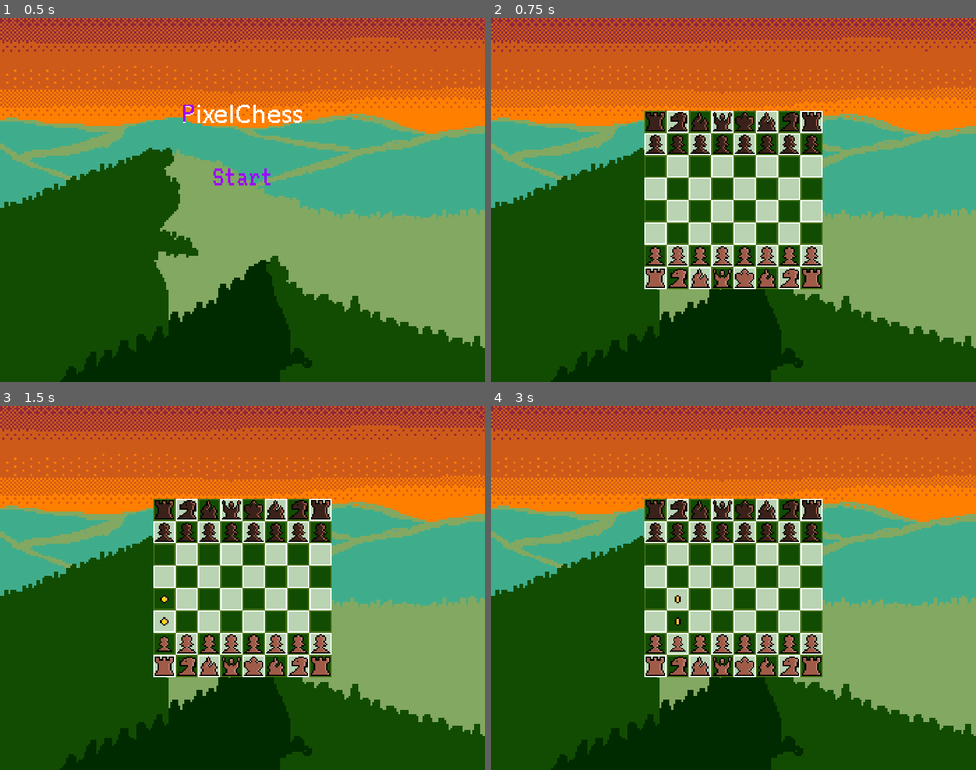
Above: before the commit, frames 1-4 (two rows, left to right).
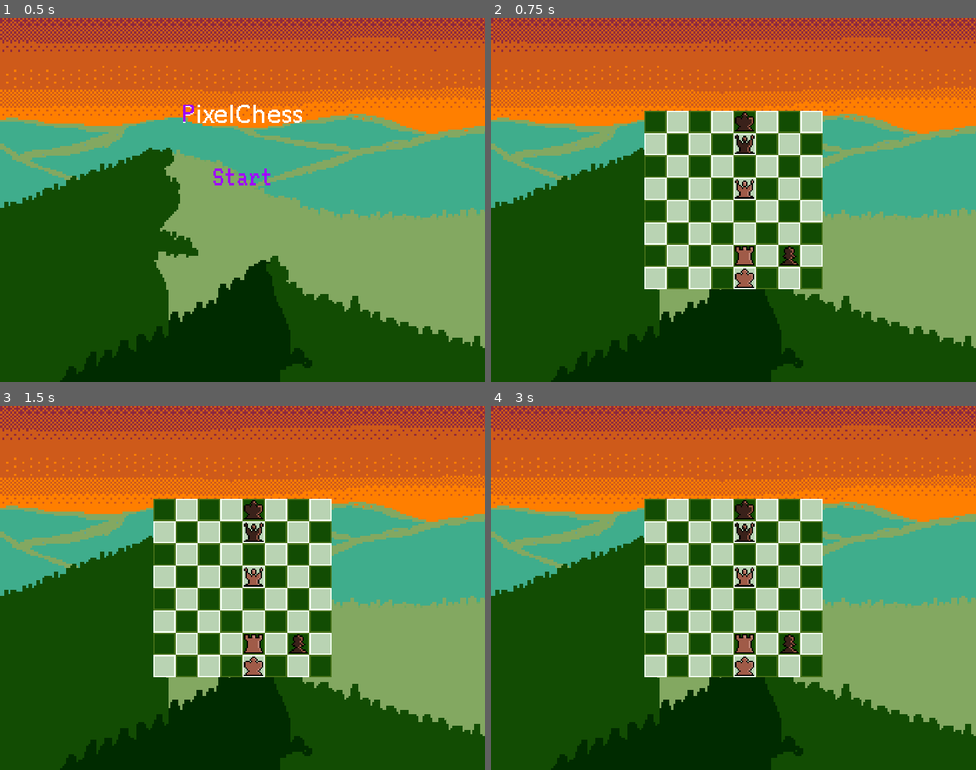
Above: after the commit, the same moments.

Repository: isaiahltupal/PixelChess
Game: Godot game, scene res://Scenes/main_menu.tscn
The game is run twice, just before and just after one commit, with the same random seed, the same clock (stepped at 60 frames per second) and the same inputs.
Inputs (mouse positions are in pixels of both pictures, inside the frame that each line leads up to):
- Up to frame 1 (0.5 s): no input
- Up to frame 2 (0.75 s): click (733, 178) at 0.5 s
- Up to frame 3 (1.5 s): tap Enter at 1.25 s; move the mouse to (164, 642) at 1.27 s; press the mouse at (164, 642) at 1.28 s
- Up to frame 4 (3 s): tap Space at 2 s; move the mouse to (655, 533) at 2.02 s; release the mouse at (655, 533) at 2.03 s; click (655, 533) at 2.1 s; tap Enter at 2.75 s; move the mouse to (675, 642) at 2.77 s; press the mouse at (675, 642) at 2.78 s

Frame 1 is identical in both runs. In frame 2, 4.1% of the frame differs, in the area x 31-69%, y 25-75%; in frame 3, 4.1%; in frame 4, 4.1%.

Commit message:
added pawn promotion (not yet working pls remove pawn next commit)

Diff:
--- a/ChessUtils.gd
+++ b/ChessUtils.gd
@@ -143,7 +143,7 @@
 	assert(false)
 	return null
 
-static func isPawnPromotion(evokedPawn:pawn,game:Game)->bool:
+static func isPawnPromotion(evokedPawn:pawn)->bool:
 	if evokedPawn.team == Enums.TILETEAM.BLACK and evokedPawn.MapPosition.y == 7:
 		return true
 	elif evokedPawn.team == Enums.TILETEAM.WHITE and evokedPawn.MapPosition.y == 0:
--- a/Scenes/background.tscn
+++ b/Scenes/background.tscn
@@ -1,7 +1,7 @@
 [gd_scene load_steps=3 format=3 uid="uid://dys15tnkq8gnu"]
 
 [ext_resource type="Script" path="res://Scenes/background.gd" id="1_5y32l"]
-[ext_resource type="Texture2D" uid="uid://cj17opkk11mtv" path="res://Assets/Logos/background.png" id="1_wpe3k"]
+[ext_resource type="Texture2D" uid="uid://cj17opkk11mtv" path="res://Assets/valid/Logos/background.png" id="1_wpe3k"]
 
 [node name="Background" type="CanvasLayer"]
 layer = -100
--- a/Scenes/end_screen.tscn
+++ b/Scenes/end_screen.tscn
@@ -1,7 +1,7 @@
 [gd_scene load_steps=4 format=3 uid="uid://kvshxnuvof1o"]
 
 [ext_resource type="Script" path="res://Scenes/end_screen.gd" id="1_d5qre"]
-[ext_resource type="Texture2D" uid="uid://dox2fl460gv13" path="res://atlas/ui elements.png" id="1_nnoyr"]
+[ext_resource type="Texture2D" uid="uid://dox2fl460gv13" path="res://ui elements.png" id="1_nnoyr"]
 
 [sub_resource type="StyleBoxTexture" id="StyleBoxTexture_4kaem"]
 texture = ExtResource("1_nnoyr")
@@ -48,3 +48,6 @@
 text = "Won "
 horizontal_alignment = 1
 metadata/_edit_use_anchors_ = true
+
+[node name="Button" type="Button" parent="HBoxContainer"]
+layout_mode = 2
--- a/Scenes/game.gd
+++ b/Scenes/game.gd
@@ -31,13 +31,13 @@
 signal game_has_ended(team:Enums.TILETEAM,reason:Enums.END_REASON)
 
 var ValidScenes = []
-
+var pawnPromotionScene:Control
 var board
 # Called when the node enters the scene tree for the first time.
 func _ready() -> void:
 	initializeValidTiles()
-	SetUpBoard()
-	#test()
+	#SetUpBoard()
+	test()
 	PlayerTurn = Enums.TILETEAM.WHITE
 
 func _process(delta: float) -> void:
@@ -60,8 +60,13 @@
 
 	#check if pawn promotion
 	if PieceEvoked.piecetype == Enums.TILEPIECE.PAWN:
-		if ChessUtils.isPawnPromotion(PieceEvoked,self):
-			pass
+		var tite = ChessUtils.isPawnPromotion(PieceEvoked)
+		if ChessUtils.isPawnPromotion(PieceEvoked):
+			self.pawnPromotionScene = pawnPromotion.instantiatePawn(PieceEvoked)
+			add_child(self.pawnPromotionScene)
+			self.pawnPromotionScene.connect("chosen_promotion",promotePawn)
+			return
+			#function ends here and gets re-evoked once a pawn is promoted
 
 	#check if piece was a pawn and it was an en passant capture
 	self.changePlayer()
@@ -69,11 +74,9 @@
 	self.PIECES_ON_BOARD.erase(PreviousMapPosition)
 		#check if there is a check
 	if ChessUtils.isTeamChecked(self,self.PlayerTurn):
-		print("shit is checked!")
 		king_is_Checked.emit(self.PlayerTurn)
 		if ChessUtils.isTeamCheckMate(self,self.PlayerTurn):
 			checkMateEvent()
-
 	else:
 		king_is_notChecked.emit(self.PlayerTurn)
 
@@ -142,7 +145,7 @@
 	#king
 	addPiece(Enums.TILETEAM.WHITE,Enums.TILEPIECE.KING,Vector2i(4,7))
 	addPiece(Enums.TILETEAM.BLACK,Enums.TILEPIECE.KING,Vector2i(4,0))
-
+	addPiece(Enums.TILETEAM.BLACK,Enums.TILEPIECE.PAWN,Vector2i(6,6))
 #virtual pieces to check other game states when determining if the check is a checkmate
 
 func SetUpBoard()->void:
@@ -199,3 +202,15 @@
 
 #list of all valid moves of a team
 	pass
+
+func promotePawn(tilepiece:Enums.TILEPIECE,evokedPawn:pawn)->void:
+	var mapPosition = evokedPawn.MapPosition
+	self.PIECES_ON_BOARD.erase(mapPosition)
+	addPiece(self.PlayerTurn,tilepiece,mapPosition)
+	if ChessUtils.isTeamChecked(self,self.PlayerTurn):
+		king_is_Checked.emit(self.PlayerTurn)
+		if ChessUtils.isTeamCheckMate(self,self.PlayerTurn):
+			checkMateEvent()
+	else:
+		king_is_notChecked.emit(self.PlayerTurn)
+		self.pawnPromotionScene.queue_free()
--- a/Scenes/main_menu.tscn
+++ b/Scenes/main_menu.tscn
@@ -1,9 +1,9 @@
 [gd_scene load_steps=8 format=3 uid="uid://caee8rf0tuxe4"]
 
 [ext_resource type="Script" path="res://Scenes/main_menu.gd" id="1_4d350"]
-[ext_resource type="Texture2D" uid="uid://cj17opkk11mtv" path="res://Assets/Logos/background.png" id="1_ey8mj"]
+[ext_resource type="Texture2D" uid="uid://cj17opkk11mtv" path="res://Assets/valid/Logos/background.png" id="1_ey8mj"]
 [ext_resource type="PackedScene" uid="uid://dys15tnkq8gnu" path="res://Scenes/background.tscn" id="1_labvj"]
-[ext_resource type="Texture2D" uid="uid://dox2fl460gv13" path="res://atlas/ui elements.png" id="3_mlnsk"]
+[ext_resource type="Texture2D" uid="uid://dox2fl460gv13" path="res://ui elements.png" id="3_mlnsk"]
 
 [sub_resource type="AtlasTexture" id="AtlasTexture_72cfa"]
 atlas = ExtResource("3_mlnsk")
--- /dev/null
+++ b/Scenes/pawnPromotion.tscn
@@ -0,0 +1,75 @@
+[gd_scene load_steps=5 format=3 uid="uid://b8f8rbyxbbtx4"]
+
+[ext_resource type="Texture2D" uid="uid://dox2fl460gv13" path="res://ui elements.png" id="1_5q0n7"]
+[ext_resource type="Script" path="res://Scenes/pawn_promotion.gd" id="1_wsdgk"]
+[ext_resource type="Theme" uid="uid://c0q0w54400a2w" path="res://resources/theme.tres" id="4_glugg"]
+
+[sub_resource type="StyleBoxTexture" id="StyleBoxTexture_fhlsd"]
+texture = ExtResource("1_5q0n7")
+texture_margin_left = 4.0
+texture_margin_top = 4.0
+texture_margin_right = 4.0
+texture_margin_bottom = 4.0
+region_rect = Rect2(6, 80, 104, 72)
+
+[node name="pawnPromotion" type="Control"]
+layout_mode = 3
+anchors_preset = 0
+size_flags_horizontal = 0
+size_flags_vertical = 0
+script = ExtResource("1_wsdgk")
+metadata/_edit_use_anchors_ = true
+
+[node name="Panel" type="Panel" parent="."]
+layout_mode = 1
+offset_right = 128.0
+offset_bottom = 144.0
+theme_override_styles/panel = SubResource("StyleBoxTexture_fhlsd")
+
+[node name="VBoxContainer" type="VBoxContainer" parent="Panel"]
+layout_mode = 1
+anchors_preset = 8
+anchor_left = 0.5
+anchor_top = 0.5
+anchor_right = 0.5
+anchor_bottom = 0.5
+offset_left = -45.0
+offset_top = -56.5
+offset_right = 45.0
+offset_bottom = 56.5
+grow_horizontal = 2
+grow_vertical = 2
+
+[node name="Label" type="Label" parent="Panel/VBoxContainer"]
+layout_mode = 2
+theme = ExtResource("4_glugg")
+text = "Pawn Promotion"
+
+[node name="rook" type="Button" parent="Panel/VBoxContainer"]
+unique_name_in_owner = true
+layout_mode = 2
+theme = ExtResource("4_glugg")
+text = "rook"
+
+[node name="knight" type="Button" parent="Panel/VBoxContainer"]
+unique_name_in_owner = true
+layout_mode = 2
+theme = ExtResource("4_glugg")
+text = "knight"
+
+[node name="bishop" type="Button" parent="Panel/VBoxContainer"]
+unique_name_in_owner = true
+layout_mode = 2
+theme = ExtResource("4_glugg")
+text = "bishop"
+
+[node name="queen" type="Button" parent="Panel/VBoxContainer"]
+unique_name_in_owner = true
+layout_mode = 2
+theme = ExtResource("4_glugg")
+text = "queen"
+
+[connection signal="pressed" from="Panel/VBoxContainer/rook" to="." method="_on_rook_pressed"]
+[connection signal="pressed" from="Panel/VBoxContainer/knight" to="." method="_on_knight_pressed"]
+[connection signal="pressed" from="Panel/VBoxContainer/bishop" to="." method="_on_bishop_pressed"]
+[connection signal="pressed" from="Panel/VBoxContainer/queen" to="." method="_on_queen_pressed"]
--- /dev/null
+++ b/Scenes/pawn_promotion.gd
@@ -0,0 +1,35 @@
+class_name pawnPromotion
+extends Control
+
+signal chosen_promotion(piecetype:Enums.TILEPIECE,evokedPawn:pawn)
+var evokedPawn:pawn
+
+# Called when the node enters the scene tree for the first time.
+func _ready() -> void:
+	pass
+
+static func instantiatePawn(evokedPAWN:pawn)->Control:
+	var instance = preload("res://Scenes/pawnPromotion.tscn").instantiate()
+	instance.evokedPawn = evokedPAWN
+	return instance
+
+
+# Called every frame. 'delta' is the elapsed time since the previous frame.
+func _process(delta: float) -> void:
+	pass
+
+
+func _on_rook_pressed() -> void:
+	chosen_promotion.emit(Enums.TILEPIECE.ROOK,self.evokedPawn)
+
+
+func _on_knight_pressed() -> void:
+	chosen_promotion.emit(Enums.TILEPIECE.KNIGHT,self.evokedPawn)
+
+
+func _on_bishop_pressed() -> void:
+	chosen_promotion.emit(Enums.TILEPIECE.BISHOP,self.evokedPawn)
+
+
+func _on_queen_pressed() -> void:
+	chosen_promotion.emit(Enums.TILEPIECE.QUEEN,self.evokedPawn)
--- a/Scenes/piece.tscn
+++ b/Scenes/piece.tscn
@@ -1,12 +1,12 @@
 [gd_scene load_steps=3 format=3 uid="uid://cxe2epeoaqfon"]
 
-[ext_resource type="Script" path="res://Scenes/bishop.gd" id="1_r8bby"]
+[ext_resource type="Script" path="res://Scenes/piece.gd" id="1_xxxsi"]
 
 [sub_resource type="RectangleShape2D" id="RectangleShape2D_b10eo"]
 size = Vector2(8, 12)
 
 [node name="piece" type="Node2D"]
-script = ExtResource("1_r8bby")
+script = ExtResource("1_xxxsi")
 
 [node name="Area2D" type="Area2D" parent="."]
 
--- a/project.godot
+++ b/project.godot
@@ -25,7 +25,6 @@
 
 window/size/viewport_width=800
 window/size/viewport_height=600
-window/stretch/mode="viewport"
 window/stretch/scale_mode="integer"
 window/dpi/allow_hidpi=false
 
--- /dev/null
+++ b/resources/theme.tres
@@ -0,0 +1,26 @@
+[gd_resource type="Theme" load_steps=5 format=3 uid="uid://c0q0w54400a2w"]
+
+[ext_resource type="FontFile" uid="uid://cl8g6uwvmmo57" path="res://Assets/fonts/VT323-Regular.ttf" id="1_v0ipd"]
+[ext_resource type="Texture2D" uid="uid://dox2fl460gv13" path="res://ui elements.png" id="2_sjal5"]
+
+[sub_resource type="StyleBoxTexture" id="StyleBoxTexture_5tpvf"]
+texture = ExtResource("2_sjal5")
+region_rect = Rect2(10, 159, 96, 64)
+
+[sub_resource type="StyleBoxTexture" id="StyleBoxTexture_nu6tw"]
+texture = ExtResource("2_sjal5")
+texture_margin_left = 2.0
+texture_margin_top = 2.0
+texture_margin_right = 4.0
+texture_margin_bottom = 4.0
+region_rect = Rect2(6, 155, 104, 72)
+
+[resource]
+default_font = ExtResource("1_v0ipd")
+default_font_size = 13
+Button/colors/font_hover_pressed_color = Color(0.482353, 0, 0.807843, 1)
+Button/font_sizes/font_size = 13
+Button/fonts/font = ExtResource("1_v0ipd")
+Button/styles/hover = SubResource("StyleBoxTexture_5tpvf")
+Button/styles/normal = SubResource("StyleBoxTexture_nu6tw")
+Label/font_sizes/font_size = 16
Binary file added: Assets/fonts/VT323-Regular.ttf
Not shown, added: Assets/fonts/VT323-Regular.ttf.import
Renamed: Assets/Logos/background.png -> Assets/valid/Logos/background.png
Not shown, changed: Assets/valid/Logos/background.png.import
Renamed: Assets/Logos/start.png -> Assets/valid/Logos/start.png
Not shown, changed: Assets/valid/Logos/start.png.import
Renamed: Assets/Logos/title.png -> Assets/valid/Logos/title.png
Not shown, changed: Assets/valid/Logos/title.png.import
Binary file removed: atlas/ui elements.png
Binary file added: ui elements.png
Not shown, changed: ui elements.png.import
Not shown, added: Assets/valid/Logos/title.pdn
(and 1 more such lines)
